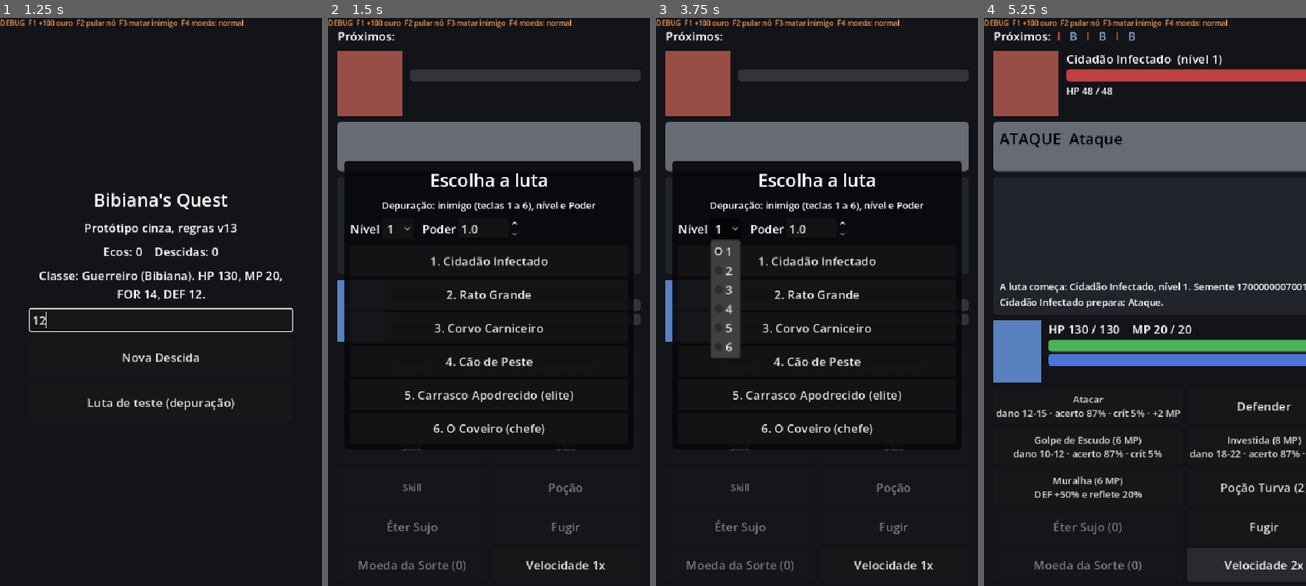
Above: before the commit, frames 1-4 (left to right).
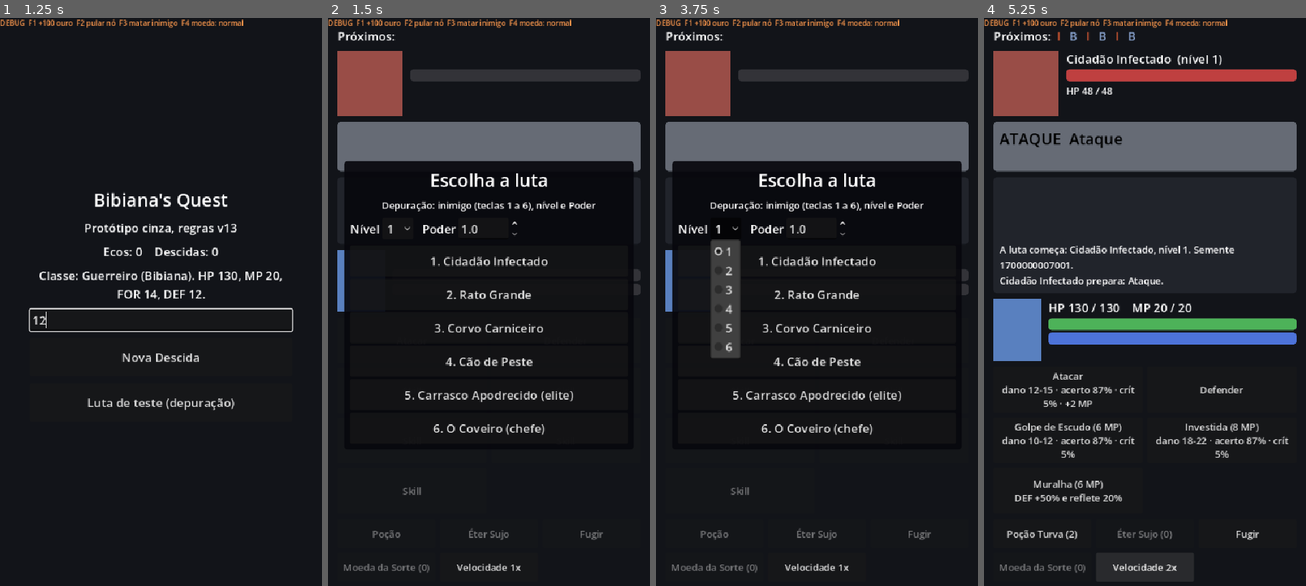
Above: after the commit, the same moments.

Repository: ohidalgojr/bibianas-quest
Game: Godot game, scene res://game/presentation/main.tscn
Same seed, same stepped clock (60 frames per second), same inputs: the game is played once before the commit and once after it.
Inputs (mouse positions are in pixels of both pictures, inside the frame that each line leads up to):
- Up to frame 1 (1.25 s): click (161, 319) at 0.52 s; type "12" at 0.6 s
- Up to frame 2 (1.5 s): click "Luta de teste (depuração)" at 1.25 s
- Up to frame 3 (3.75 s): click "Velocidade 1x" at 2 s; click "Velocidade 2x" at 2.75 s; click "1" at 3.5 s
- Up to frame 4 (5.25 s): click "1. Cidadão Infectado" at 4.25 s; click "Velocidade 1x" at 5 s

Frame 1 is identical in both runs. In frame 2, 1.6% of the frame differs, in the area x 2-98%, y 40-98%; in frame 3, 1.6%; in frame 4, 15%, in the area x 2-100%, y 8-98%.

Commit message:
Combate: botoes com texto quebrado e utilitarios em 3 colunas para caber na tela
Co-Authored-By: Claude Sonnet 5.5 <noreply@anthropic.com>

Diff:
--- a/game/presentation/combat/combat_screen.gd
+++ b/game/presentation/combat/combat_screen.gd
@@ -528,30 +528,36 @@
 	_player_effects.add_theme_font_size_override("font_size", 16)
 	player_info.add_child(_player_effects)
 
-	# Ações na zona do polegar
+	# Ações na zona do polegar: ações de combate em 2 colunas, utilitários em 3 (texto quebra
+	# em vez de alargar a tela).
 	var grid: GridContainer = GridContainer.new()
 	grid.columns = 2
 	grid.add_theme_constant_override("h_separation", 8)
 	grid.add_theme_constant_override("v_separation", 8)
 	column.add_child(grid)
+	var utility: GridContainer = GridContainer.new()
+	utility.columns = 3
+	utility.add_theme_constant_override("h_separation", 8)
+	utility.add_theme_constant_override("v_separation", 8)
+	column.add_child(utility)
 	for entry: Array in [["attack", "Atacar"], ["defend", "Defender"], ["skill_0", "Skill"], ["skill_1", "Skill"],
-			["skill_2", "Skill"], ["skill_3", "Skill"], ["skill_4", "Skill"], ["potion", "Poção"], ["ether", "Éter Sujo"], ["flee", "Fugir"], ["luck", "Moeda da Sorte (0)"],
-			["speed", "Velocidade 1x"]]:
+			["skill_2", "Skill"], ["skill_3", "Skill"], ["skill_4", "Skill"], ["potion", "Poção"], ["ether", "Éter Sujo"],
+			["flee", "Fugir"], ["luck", "Moeda da Sorte (0)"], ["speed", "Velocidade 1x"]]:
+		var action: String = str(entry[0])
+		var main_action: bool = action == "attack" or action == "defend" or action.begins_with("skill_")
 		var button: Button = Button.new()
 		button.text = str(entry[1])
-		button.custom_minimum_size = Vector2(0, 56)
-		if str(entry[0]) == "attack" or str(entry[0]).begins_with("skill_"):
-			button.add_theme_font_size_override("font_size", 16)
-			button.custom_minimum_size = Vector2(0, 60)
+		button.autowrap_mode = TextServer.AUTOWRAP_WORD_SMART
 		button.size_flags_horizontal = Control.SIZE_EXPAND_FILL
-		var action: String = str(entry[0])
+		button.custom_minimum_size = Vector2(0, 76 if main_action else 48)
+		button.add_theme_font_size_override("font_size", 16)
 		if action == "speed":
 			button.pressed.connect(_toggle_speed)
 		elif action == "luck":
 			button.pressed.connect(_toggle_lucky)
 		else:
 			button.pressed.connect(perform.bind(action))
-		grid.add_child(button)
+		(grid if main_action else utility).add_child(button)
 		_buttons[action] = button
 
 	_coin_overlay = _overlay()
